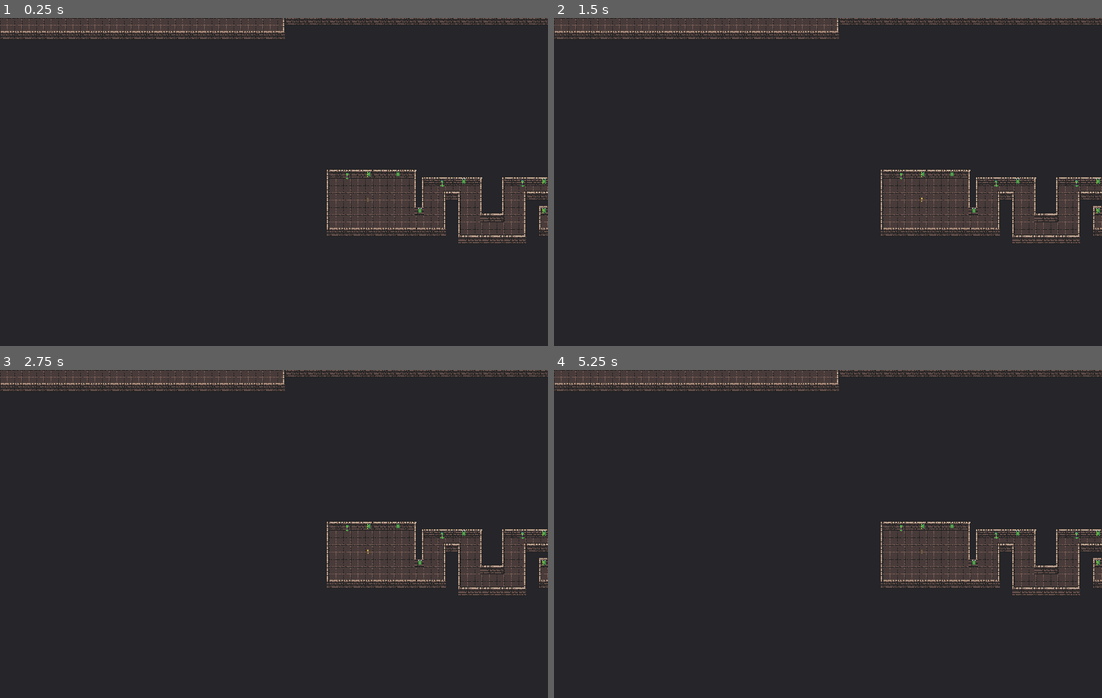
Above: before the commit, frames 1-4 (two rows, left to right).
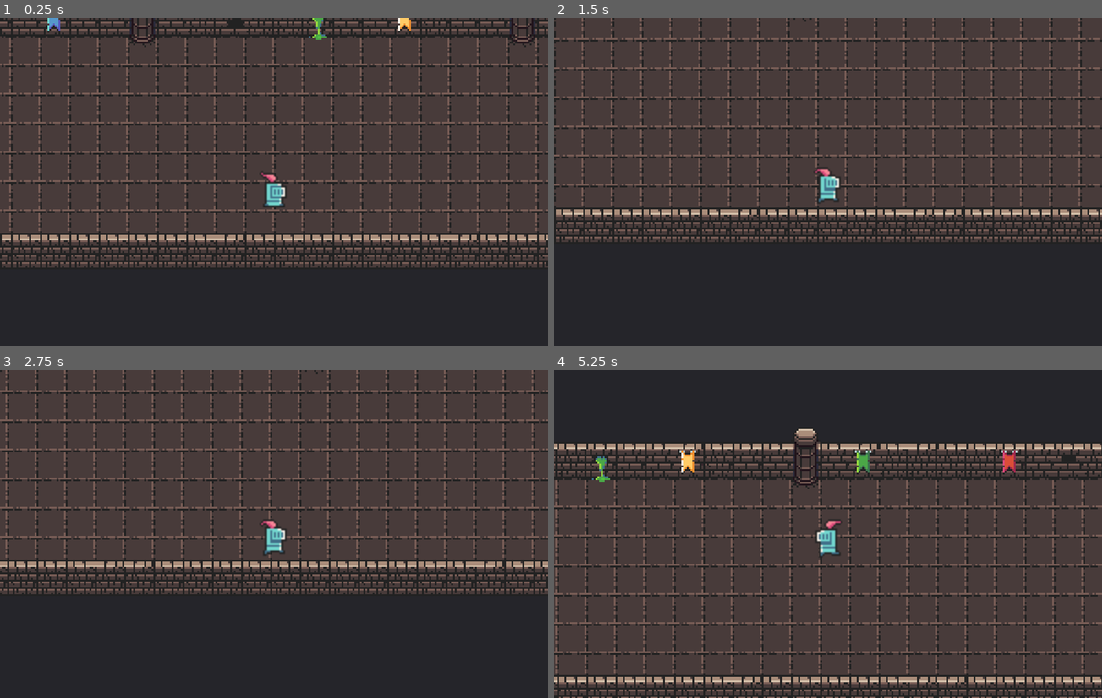
Above: after the commit, the same moments.

Repository: Narrop/Jame-Gam
Game: Godot game, scene res://scenes/levels/level6.tscn
Same seed, same stepped clock (60 frames per second), same inputs: the game is played once before the commit and once after it. This scene is started directly instead of the project's main scene.
Inputs (mouse positions are in pixels of both pictures, inside the frame that each line leads up to):
- Up to frame 1 (0.25 s): no input
- Up to frame 2 (1.5 s): tap Enter (ui_accept) at 0.5, 0.77 s; move the mouse to (948, 165) at 0.52 s; hold Right (ui_right) 0.53-1.28 s; move the mouse to (718, 198) at 1.27 s; hold Down (ui_down) from 1.28 s (still down)
- Up to frame 3 (2.75 s): tap Enter (ui_accept) at 1.52 s; move the mouse to (328, 461) at 2.02 s; release Down (ui_down) at 2.03 s; hold Right (ui_right) from 2.03 s (still down)
- Up to frame 4 (5.25 s): move the mouse to (800, 599) at 2.77 s; release Right (ui_right) at 2.78 s; hold Up (ui_up) 2.78-3.53 s; tap Enter (ui_accept) at 3.02, 3.77, 4.52 s; move the mouse to (992, 583) at 3.52 s; hold Left (ui_left) 3.53-5.03 s; move the mouse to (663, 484) at 4.27 s; move the mouse to (855, 534) at 5.02 s; hold Down (ui_down) from 5.03 s (still down)

The runs differ from the first frame. In frame 1, 62% of the frame differs, in the area x 0-100%, y 0-77%; in frame 2, 56%; in frame 3, 56%; in frame 4, 66%, in the area x 0-100%, y 0-100%.

Commit message:
lvl 6 et 7

Diff:
--- a/scenes/levels/level6.tscn
+++ b/scenes/levels/level6.tscn
@@ -1,9 +1,13 @@
-[gd_scene load_steps=25 format=2]
+[gd_scene load_steps=29 format=2]
 
 [ext_resource path="res://scenes/key/key.tscn" type="PackedScene" id=1]
 [ext_resource path="res://assets/images/0x72_DungeonTilesetII_v1.4/0x72_DungeonTilesetII_v1.4.png" type="Texture" id=2]
 [ext_resource path="res://assets/musics and sounds/Joel Francis Burford Free JRPG 8-Bit Music + SFX Samples/WAV Loops/02 A Hero's Calling (LOOP).wav" type="AudioStream" id=3]
 [ext_resource path="res://scenes/levels/level2.gd" type="Script" id=4]
+[ext_resource path="res://scenes/player/player.tscn" type="PackedScene" id=5]
+[ext_resource path="res://scenes/time/time.tscn" type="PackedScene" id=6]
+[ext_resource path="res://scenes/time/time3.tscn" type="PackedScene" id=7]
+[ext_resource path="res://scenes/time/time2.tscn" type="PackedScene" id=8]
 
 [sub_resource type="InputEventAction" id=1]
 action = "ui_cancel"
@@ -656,10 +660,11 @@
 script = ExtResource( 4 )
 
 [node name="Panel" type="Panel" parent="."]
-margin_left = -4322.0
-margin_top = -3149.0
-margin_right = 7413.0
-margin_bottom = 4945.0
+margin_left = -4166.0
+margin_top = -3014.0
+margin_right = 7569.0
+margin_bottom = 5080.0
+rect_pivot_offset = Vector2( 3322, 2971 )
 __meta__ = {
 "_edit_use_anchors_": false
 }
@@ -690,10 +695,55 @@
 }
 
 [node name="key" parent="." instance=ExtResource( 1 )]
-position = Vector2( 805, 399 )
+position = Vector2( -172, -266 )
 
 [node name="music_advent" type="AudioStreamPlayer" parent="."]
 stream = ExtResource( 3 )
 volume_db = -20.0
 
+[node name="player" parent="." instance=ExtResource( 5 )]
+
+[node name="Camera2D" type="Camera2D" parent="player"]
+visible = false
+current = true
+zoom = Vector2( 0.25, 0.25 )
+
+[node name="Node2D" type="Node2D" parent="."]
+
+[node name="time5" parent="Node2D" instance=ExtResource( 6 )]
+position = Vector2( 1296, 448 )
+
+[node name="time4" parent="Node2D" instance=ExtResource( 6 )]
+position = Vector2( 424, -184 )
+
+[node name="time3" parent="Node2D" instance=ExtResource( 6 )]
+position = Vector2( 1120, -128 )
+
+[node name="time" parent="Node2D" instance=ExtResource( 6 )]
+position = Vector2( 1384, 184 )
+
+[node name="time6" parent="Node2D" instance=ExtResource( 6 )]
+position = Vector2( -656, 304 )
+
+[node name="time7" parent="Node2D" instance=ExtResource( 6 )]
+position = Vector2( -639, 58 )
+
+[node name="time8" parent="Node2D" instance=ExtResource( 6 )]
+position = Vector2( -508, 228 )
+
+[node name="time9" parent="Node2D" instance=ExtResource( 6 )]
+position = Vector2( -322, -777 )
+
+[node name="time10" parent="Node2D" instance=ExtResource( 6 )]
+position = Vector2( -204, -631 )
+
+[node name="time11" parent="Node2D" instance=ExtResource( 7 )]
+position = Vector2( -758, -385 )
+
+[node name="time12" parent="Node2D" instance=ExtResource( 7 )]
+position = Vector2( 769, 379 )
+
+[node name="time13" parent="Node2D" instance=ExtResource( 8 )]
+position = Vector2( 16, -254 )
+
 [connection signal="pressed" from="echap" to="." method="_on_echap_pressed"]
--- a/scenes/levels/level7.tscn
+++ b/scenes/levels/level7.tscn
@@ -1,9 +1,12 @@
-[gd_scene load_steps=25 format=2]
+[gd_scene load_steps=28 format=2]
 
 [ext_resource path="res://scenes/key/key.tscn" type="PackedScene" id=1]
 [ext_resource path="res://assets/images/0x72_DungeonTilesetII_v1.4/0x72_DungeonTilesetII_v1.4.png" type="Texture" id=2]
 [ext_resource path="res://assets/musics and sounds/Joel Francis Burford Free JRPG 8-Bit Music + SFX Samples/WAV Loops/02 A Hero's Calling (LOOP).wav" type="AudioStream" id=3]
 [ext_resource path="res://scenes/levels/level2.gd" type="Script" id=4]
+[ext_resource path="res://scenes/time/time.tscn" type="PackedScene" id=5]
+[ext_resource path="res://scenes/player/player.tscn" type="PackedScene" id=6]
+[ext_resource path="res://scenes/time/time2.tscn" type="PackedScene" id=7]
 
 [sub_resource type="InputEventAction" id=1]
 action = "ui_cancel"
@@ -690,10 +693,46 @@
 }
 
 [node name="key" parent="." instance=ExtResource( 1 )]
-position = Vector2( 805, 399 )
+position = Vector2( -969, -521 )
 
 [node name="music_advent" type="AudioStreamPlayer" parent="."]
 stream = ExtResource( 3 )
 volume_db = -20.0
 
+[node name="player" parent="." instance=ExtResource( 6 )]
+
+[node name="Camera2D" type="Camera2D" parent="player"]
+visible = false
+current = true
+zoom = Vector2( 0.25, 0.25 )
+
+[node name="Node2D" type="Node2D" parent="."]
+
+[node name="time2" parent="Node2D" instance=ExtResource( 5 )]
+position = Vector2( -328, -760 )
+
+[node name="time4" parent="Node2D" instance=ExtResource( 5 )]
+position = Vector2( 424, -184 )
+
+[node name="time" parent="Node2D" instance=ExtResource( 5 )]
+position = Vector2( 1384, 184 )
+
+[node name="time8" parent="Node2D" instance=ExtResource( 5 )]
+position = Vector2( -772, -767 )
+
+[node name="time9" parent="Node2D" instance=ExtResource( 5 )]
+position = Vector2( -751, -384 )
+
+[node name="time10" parent="Node2D" instance=ExtResource( 5 )]
+position = Vector2( -59, -1045 )
+
+[node name="time13" parent="Node2D" instance=ExtResource( 5 )]
+position = Vector2( 1120, -128 )
+
+[node name="time14" parent="Node2D" instance=ExtResource( 7 )]
+position = Vector2( -540, 204 )
+
+[node name="time7" parent="Node2D" instance=ExtResource( 7 )]
+position = Vector2( 806, 392 )
+
 [connection signal="pressed" from="echap" to="." method="_on_echap_pressed"]
Not shown, changed: .gitignore
